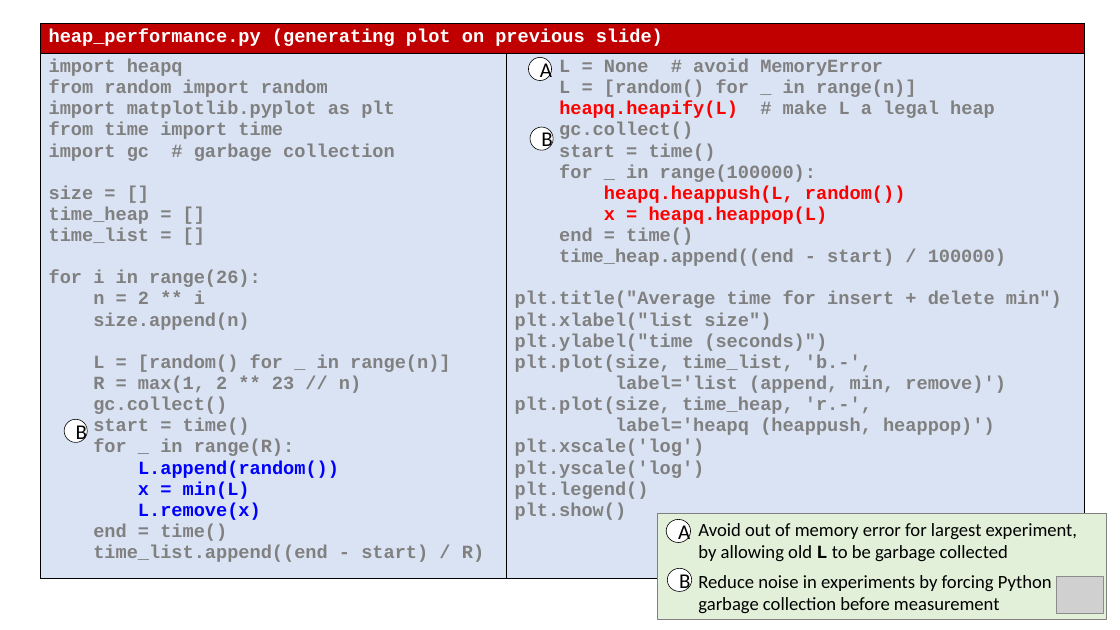
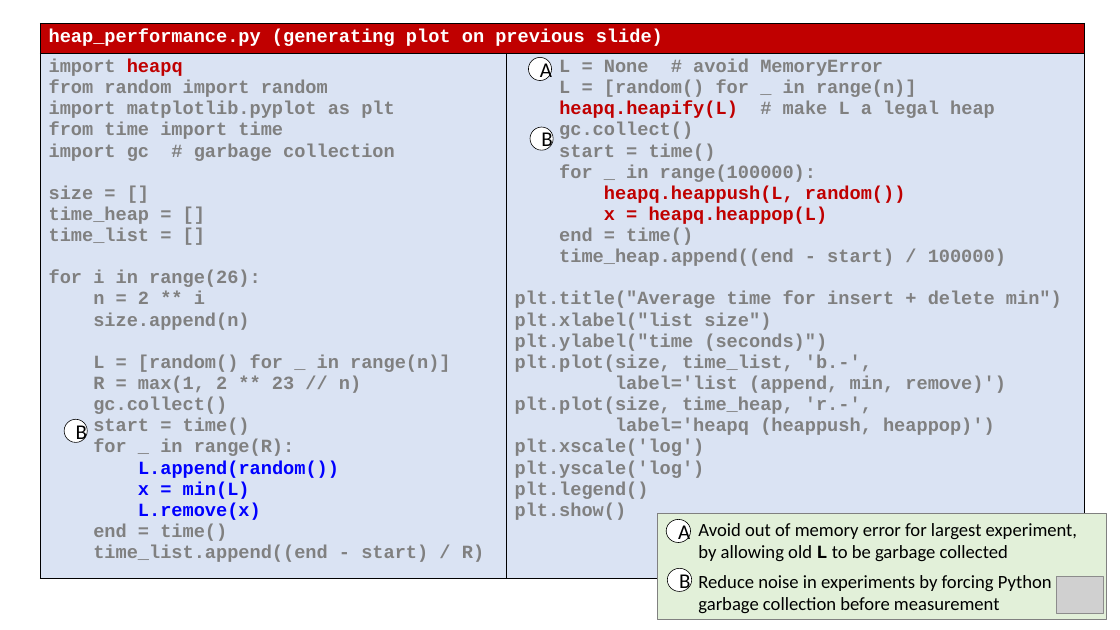
Before and after one commit to gsbrodal/gsbrodal.github.io, a slide deck: slide 21 of ipsa/slides/modules.pptx. Drawn at 1120x630 pixels with LibreOffice and Linux fonts; fonts in the diff are those of the drawing; grey boxes stand for pictures. Boxes give left, top, right and bottom in pixels: in the first picture for what was removed or moved away, otherwise in the second. Text is boxed around its words. In the diff, an @@ line names an element or a change of style, - is before the commit and + after.

```diff
--- a/ipsa/slides/modules.pptx
+++ b/ipsa/slides/modules.pptx
@@ table at [40, 24, 1085, 601] @@
@@ text colour #808080 to #C00000 in "heapq" @@
@@ text colour #FF0000 to #C00000 in "heapq.heapify(L)", "heapq.heappush(L, random())", "x = heapq.heappop(L)" @@
```
Also in this commit, not shown: 4 other slides changed, 3 other files.
